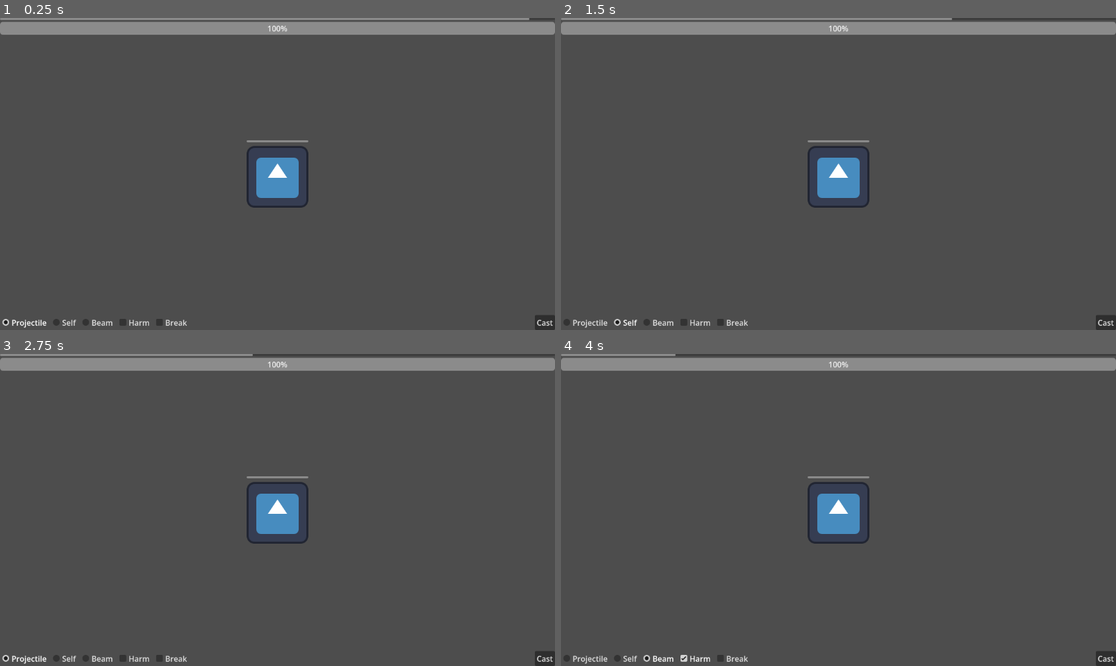
Above: before the commit, frames 1-4 (two rows, left to right).
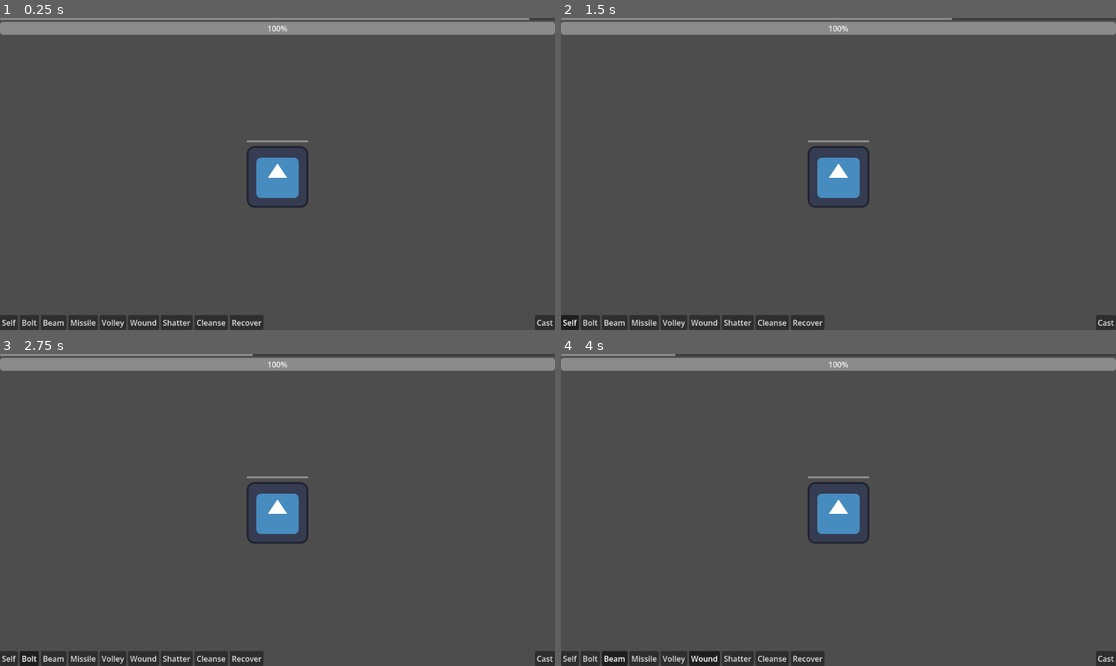
Above: after the commit, the same moments.

Repository: AbsoluteRich/magus-revarum
Game: Godot game, scene res://scenes/game.tscn
The game is run twice, just before and just after one commit, with the same random seed, the same clock (stepped at 60 frames per second) and the same inputs. The engine's default icon, where the game draws it, is replaced by a stand-in: a white triangle on a blue panel in a dark square.
Inputs (mouse positions are in pixels of both pictures, inside the frame that each line leads up to):
- Up to frame 1 (0.25 s): no input
- Up to frame 2 (1.5 s): click (583, 323) at 0.5 s, where only the run before the commit has a clickable "Projectile"; click "Self" at 1.25 s
- Up to frame 3 (2.75 s): click (27, 659) at 2 s, where only the run after the commit has a clickable "Bolt"
- Up to frame 4 (4 s): click "Beam" at 2.75 s; click (694, 659) at 3.5 s, where only the run before the commit has a clickable "Harm"

The runs differ from the first frame. In frame 1, 1.9% of the frame differs, in the area x 0-48%, y 95-100%; in frame 2, 1.9%; in frame 3, 1.9%; in frame 4, 1.9%.

Commit message:
Spell chain logic

Diff:
--- a/project.godot
+++ b/project.godot
@@ -1,3 +1,11 @@
+; Engine configuration file.
+; It's best edited using the editor UI and not directly,
+; since the parameters that go here are not all obvious.
+;
+; Format:
+;   [section] ; section goes between []
+;   param=value ; assign values to parameters
+
 config_version=5
 
 [application]
--- /dev/null
+++ b/scenes/forms.tres
@@ -0,0 +1,4 @@
+[gd_resource type="ButtonGroup" format=3 uid="uid://x4ke67pxq33p"]
+
+[resource]
+resource_local_to_scene = false
--- a/scenes/game.tscn
+++ b/scenes/game.tscn
@@ -2,9 +2,7 @@
 
 [ext_resource type="PackedScene" uid="uid://bu6fn7es88xwe" path="res://scenes/enemy.tscn" id="1_uwrxv"]
 [ext_resource type="Script" uid="uid://ba0wroqalghq6" path="res://scripts/game.gd" id="1_yqjtg"]
-
-[sub_resource type="ButtonGroup" id="ButtonGroup_yqjtg"]
-resource_local_to_scene = false
+[ext_resource type="ButtonGroup" uid="uid://x4ke67pxq33p" path="res://scenes/forms.tres" id="3_lnu2h"]
 
 [node name="Game" type="Control" unique_id=328955116]
 layout_mode = 3
@@ -20,7 +18,7 @@
 [node name="TurnTimer" type="Timer" parent="." unique_id=149913343]
 one_shot = true
 
-[node name="VBoxContainer" type="VBoxContainer" parent="." unique_id=1592656124]
+[node name="Hud" type="VBoxContainer" parent="." unique_id=1592656124]
 layout_mode = 1
 anchors_preset = 15
 anchor_right = 1.0
@@ -28,19 +26,14 @@
 grow_horizontal = 2
 grow_vertical = 2
 
-[node name="TimerBar" type="ProgressBar" parent="VBoxContainer" unique_id=1770908931]
+[node name="TimerBar" type="ProgressBar" parent="Hud" unique_id=1770908931]
 layout_mode = 2
 max_value = 1.0
 show_percentage = false
 
-[node name="HealthBar" type="ProgressBar" parent="VBoxContainer" unique_id=793078432]
+[node name="HealthBar" type="ProgressBar" parent="Hud" unique_id=793078432]
 layout_mode = 2
 value = 100.0
-
-[node name="MarginContainer" type="MarginContainer" parent="." unique_id=1199048270]
-layout_mode = 0
-offset_right = 40.0
-offset_bottom = 40.0
 
 [node name="Enemy" parent="." unique_id=1119454396 instance=ExtResource("1_uwrxv")]
 layout_mode = 1
@@ -50,9 +43,9 @@
 anchor_right = 0.5
 anchor_bottom = 0.5
 offset_left = -64.0
-offset_top = -64.0
+offset_top = -70.0
 offset_right = 64.0
-offset_bottom = 64.0
+offset_bottom = 70.0
 grow_horizontal = 2
 grow_vertical = 2
 
@@ -72,7 +65,7 @@
 text = "Cast
 "
 
-[node name="HBoxContainer" type="HBoxContainer" parent="." unique_id=660382318]
+[node name="SpellChain" type="HBoxContainer" parent="." unique_id=660382318]
 layout_mode = 1
 anchors_preset = 12
 anchor_top = 1.0
@@ -82,30 +75,54 @@
 grow_horizontal = 2
 grow_vertical = 0
 
-[node name="Projectile" type="CheckBox" parent="HBoxContainer" unique_id=124736937]
+[node name="Self" type="Button" parent="SpellChain" unique_id=1985305568]
 layout_mode = 2
-button_pressed = true
-button_group = SubResource("ButtonGroup_yqjtg")
-text = "Projectile"
-
-[node name="Self" type="CheckBox" parent="HBoxContainer" unique_id=808430464]
-layout_mode = 2
-button_group = SubResource("ButtonGroup_yqjtg")
+toggle_mode = true
+button_group = ExtResource("3_lnu2h")
 text = "Self"
 
-[node name="Beam" type="CheckBox" parent="HBoxContainer" unique_id=1993392435]
+[node name="Bolt" type="Button" parent="SpellChain" unique_id=507423397]
 layout_mode = 2
-button_group = SubResource("ButtonGroup_yqjtg")
-text = "Beam
-"
+toggle_mode = true
+button_group = ExtResource("3_lnu2h")
+text = "Bolt"
 
-[node name="Harm" type="CheckBox" parent="HBoxContainer" unique_id=758464174]
+[node name="Beam" type="Button" parent="SpellChain" unique_id=1017852805]
 layout_mode = 2
-text = "Harm"
+toggle_mode = true
+button_group = ExtResource("3_lnu2h")
+text = "Beam"
 
-[node name="Break" type="CheckBox" parent="HBoxContainer" unique_id=596807090]
+[node name="Missile" type="Button" parent="SpellChain" unique_id=760330235]
 layout_mode = 2
-text = "Break
-"
+toggle_mode = true
+button_group = ExtResource("3_lnu2h")
+text = "Missile"
+
+[node name="Volley" type="Button" parent="SpellChain" unique_id=1339693865]
+layout_mode = 2
+toggle_mode = true
+button_group = ExtResource("3_lnu2h")
+text = "Volley"
+
+[node name="Wound" type="Button" parent="SpellChain" unique_id=1855331636]
+layout_mode = 2
+toggle_mode = true
+text = "Wound"
+
+[node name="Shatter" type="Button" parent="SpellChain" unique_id=591403737]
+layout_mode = 2
+toggle_mode = true
+text = "Shatter"
+
+[node name="Cleanse" type="Button" parent="SpellChain" unique_id=1664198463]
+layout_mode = 2
+toggle_mode = true
+text = "Cleanse"
+
+[node name="Recover" type="Button" parent="SpellChain" unique_id=1138331974]
+layout_mode = 2
+toggle_mode = true
+text = "Recover"
 
 [connection signal="pressed" from="Cast" to="." method="_on_attack_pressed"]
--- a/scripts/game.gd
+++ b/scripts/game.gd
@@ -1,17 +1,23 @@
 extends Control
 
 @onready var timer: Timer = $TurnTimer
-@onready var timer_bar: ProgressBar = $VBoxContainer/TimerBar
+@onready var timer_bar: ProgressBar = $Hud/TimerBar
 @onready var enemy: VBoxContainer = $Enemy
+@onready var spell_chain_container: HBoxContainer = $SpellChain
+@onready var form: ButtonGroup = preload("res://scenes/forms.tres")
 
 var initial_time: float = 5
-var spell_chain: Array[String] = []
+var spell_chain: Array[String] = [""]
 
 
 func _ready() -> void:
 	timer.wait_time = initial_time
 	timer_bar.max_value = initial_time
 	timer.start()
+
+	for element in spell_chain_container.get_children():
+		element.connect("pressed", handle_rune.bind(element))
+
 
 
 func _process(_dt: float) -> void:
@@ -22,3 +28,14 @@
 
 func _on_attack_pressed() -> void:
 	enemy.update_health(-5)
+
+
+func handle_rune(rune: Button):
+	if rune.button_group == form:
+		spell_chain[0] = rune.text
+	else:
+		if rune.text in spell_chain:
+			spell_chain.remove_at(spell_chain.find(rune.text))
+		else:
+			spell_chain.append(rune.text)
+	print(spell_chain)
